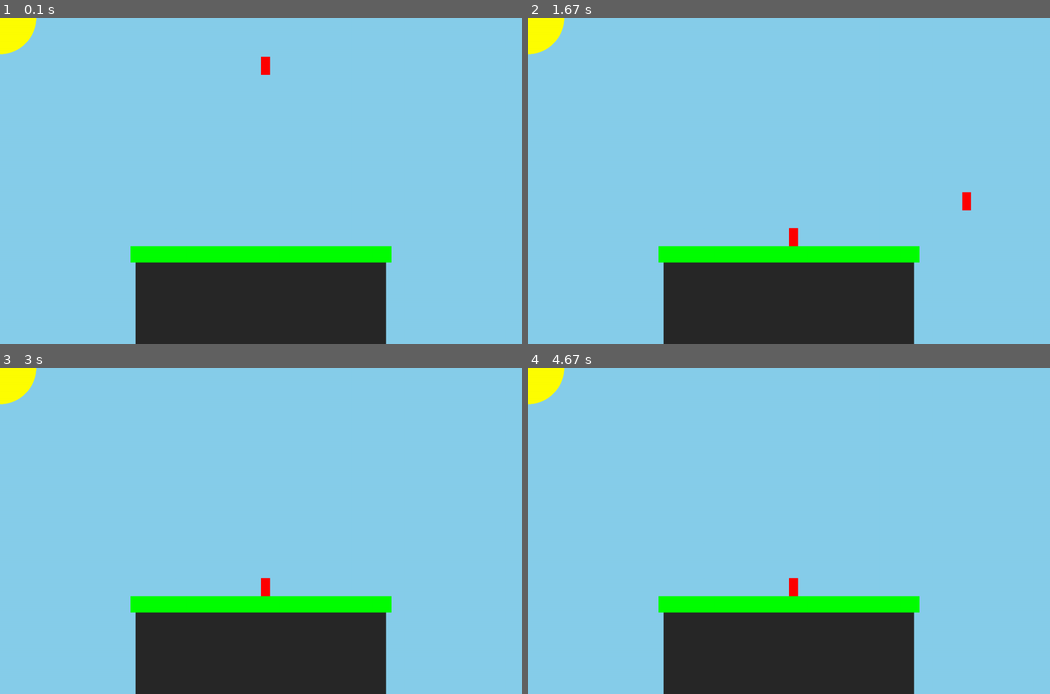
Above: before the commit, frames 1-4 (two rows, left to right).
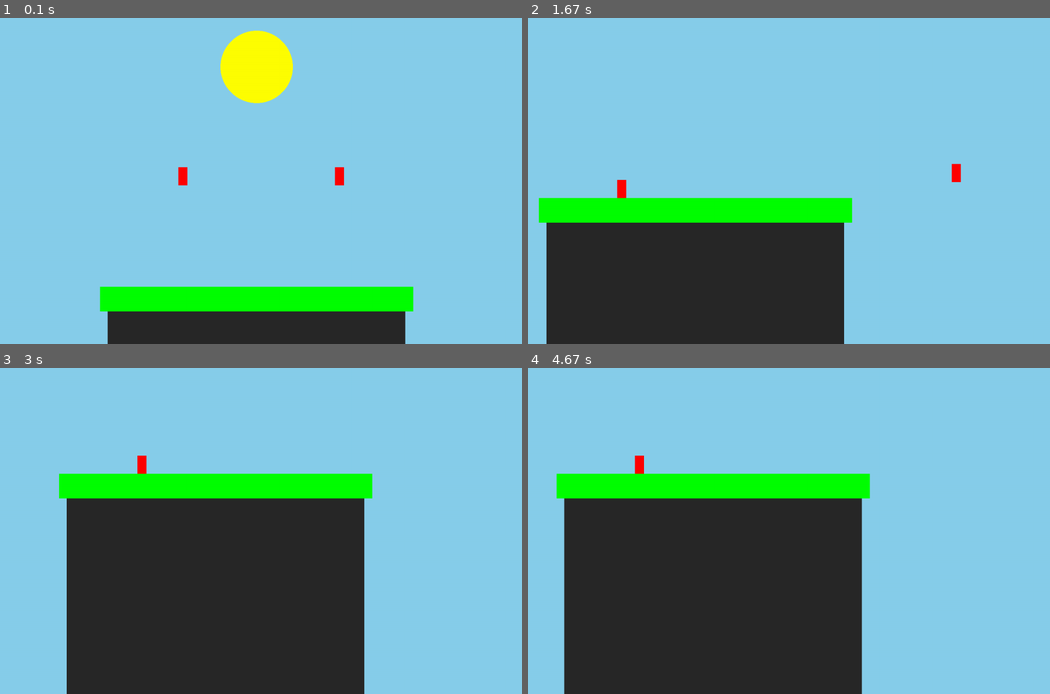
Above: after the commit, the same moments.

Repository: Isaac-Muscat/Pygame-Smash-Bros-Platformer
Game: pygame game, started from src/main.py
Same seed, same stepped clock (60 frames per second), same inputs: the game is played once before the commit and once after it.
Inputs:
- Up to frame 1 (0.1 s): no input
- Up to frame 2 (1.67 s): hold Right 0.33-0.8 s; hold Up 0.83-1.13 s; hold Right 1.17-1.63 s
- Up to frame 3 (3 s): hold Left 1.67-2.2 s; hold Down 2.23-2.53 s; hold Left 2.57-2.97 s
- Up to frame 4 (4.67 s): hold Up 3-3.37 s; hold Right 3.4-4.03 s; hold Down 4.07-4.43 s; hold Left from 4.47 s (still down)

The runs differ from the first frame. In frame 1, 15% of the frame differs, in the area x 0-80%, y 0-100%; in frame 2, 22%; in frame 3, 30%; in frame 4, 33%, in the area x 0-75%, y 0-100%.

Commit message:
Added translation to camera.

Diff:
--- a/src/gameobjects/obstacles/obstacles.py
+++ b/src/gameobjects/obstacles/obstacles.py
@@ -5,7 +5,7 @@
         super().__init__(x1, y1, x2, y2)
 
     def player_collided_from_top(self, player):
-        if player.velocity.y > 0 and not player.collider.p2.x < self.p1.x and not player.collider.p1.x > self.p2.x and self.p1.y < player.collider.p2.y:
+        if player.velocity.y > 0 and not player.collider.p2.x < self.p1.x and not player.collider.p1.x > self.p2.x and self.p1.y <= player.collider.p2.y:
             if player.prev_collider.p2.y <= self.p1.y and (self.p1.x < player.prev_collider.p1.x < self.p2.x or self.p1.x < player.prev_collider.p2.x < self.p2.x):
                 return True
         return False
--- a/src/gameobjects/obstacles/platform.py
+++ b/src/gameobjects/obstacles/platform.py
@@ -3,4 +3,4 @@
 
 class Platform(Obstacle):
     def __init__(self, x1, y1, x2, y2):
-        super().__init__(x1, y1, x2, y2)
+        super().__init__(int(x1), int(y1), int(x2), int(y2))
--- a/src/gameobjects/obstacles/wall.py
+++ b/src/gameobjects/obstacles/wall.py
@@ -3,4 +3,4 @@
 
 class Wall(Obstacle):
     def __init__(self, x1, y1, x2, y2):
-        super().__init__(x1, y1, x2, y2)
+        super().__init__(int(x1), int(y1), int(x2), int(y2))
--- a/src/gameobjects/players/isaac.py
+++ b/src/gameobjects/players/isaac.py
@@ -2,5 +2,5 @@
 
 
 class Isaac(Player):
-    def __init__(self):
-        super().__init__()
+    def __init__(self, x, y):
+        super().__init__(x, y)
--- a/src/gameobjects/players/jonah.py
+++ b/src/gameobjects/players/jonah.py
@@ -2,5 +2,5 @@
 
 
 class Jonah(Player):
-    def __init__(self):
-        super().__init__()
+    def __init__(self, x, y):
+        super().__init__(x, y)
--- a/src/gameobjects/players/player.py
+++ b/src/gameobjects/players/player.py
@@ -4,11 +4,12 @@
 import src.physics.vector2 as vec
 from src.physics.vector2 import Vector2
 
+
 class Player(Rigidbody):
-    def __init__(self, x=s.s_s[0] / 2, y=100, width=25, height=50, mass=10, jumps=4,
-                 drag_coef=0.3, friction_coef=0.05,gravity_coef=0.3, max_runspeed=0.5, max_fallspeed=0.7,
+    def __init__(self, x, y, width=25, height=50, mass=10, jumps=4,
+                 drag_coef=0.3, friction_coef=0.05, gravity_coef=0.3, max_runspeed=0.5, max_fallspeed=0.7,
                  jump_force=Vector2(0, -10), run_force=Vector2(0.25, 0)):
-        super().__init__(x, y, mass)
+        super().__init__(int(x), int(y), mass)
 
         self.max_fallspeed = max_fallspeed
         self.max_runspeed = max_runspeed
@@ -21,10 +22,11 @@
         self.jumps_left = jumps
 
         self.frames_in_tumble = 0
-        self.direction_facing = 1 #1 for player facing right and -1 for player facing left
+        self.direction_facing = 1  # 1 for player facing right and -1 for player facing left
 
         self.size = (width, height)
-        self.collider = BoxCollider2(self.position.x, self.position.y, self.position.x + self.size[0], self.position.y + self.size[1])
+        self.collider = BoxCollider2(self.position.x, self.position.y, self.position.x + self.size[0],
+                                     self.position.y + self.size[1])
         self.prev_collider = self.collider.clone()
         self.sprite = 'sprite path stuff'
 
@@ -35,15 +37,15 @@
     def update(self, time):
         super().update(time)
 
-        #Update prev collider position for interpollation
+        # Update prev collider position for interpollation
         self.prev_collider.set_position(self.collider.p1.x, self.collider.p1.y)
 
-        #Update collider position based on physics
-        self.collider.set_position(self.position.x, self.position.y)
+        # Update collider position based on physics
+        self.collider.set_position(int(self.position.x), int(self.position.y))
 
-        #Update tumble/stun duration
+        # Update tumble/stun duration
         if self.frames_in_tumble > 0:
-            self.frames_in_tumble -= time*s.FPS/1000
+            self.frames_in_tumble -= time * s.FPS / 1000
 
     def normal_attack(self):
         pass
--- a/src/main.py
+++ b/src/main.py
@@ -1,5 +1,5 @@
 # Packages, Libraries, and Modules
-from scenes import GameScene
+from scenes import GameScene, MainMenu
 import settings as s
 import pygame
 
--- a/src/scenes.py
+++ b/src/scenes.py
@@ -1,3 +1,5 @@
+import math
+
 import pygame
 
 import settings as s
@@ -88,15 +90,20 @@
     # TODO Must add a list of players and change organization of functions into individual player classes
     def __init__(self):
         super().__init__()
-        # self.players = [Player()]
-        self.player_1 = j.Jonah()
-        self.player_2 = i.Isaac()
+        map_multiplier = 1.5
+        self.map_s = (int(s.s_s[0]*map_multiplier), int(s.s_s[1]*map_multiplier))
 
-        self.floor = platform.Platform(s.s_s[0] * 0.25, s.s_s[1] * 0.75, s.s_s[0] * 0.75, s.s_s[1] * 0.7)
-        self.pillar = wall.Wall(s.s_s[0] * 0.26, s.s_s[1] * 0.7, s.s_s[0] * 0.74, s.s_s[1] + 200)
+        self.buffer = pygame.surface.Surface(self.map_s)
+
+        # TODO self.players = [Player()] and change start pos using map_s
+        self.player_1 = j.Jonah(self.map_s[0]*0.4, self.map_s[1]*0.3)
+        self.player_2 = i.Isaac(self.map_s[0]*0.6, self.map_s[1]*0.3)
+
+        self.floor = platform.Platform(self.map_s[0] * 0.3, self.map_s[1] * 0.6, self.map_s[0] * 0.7, self.map_s[1] * 0.55)
+        self.pillar = wall.Wall(self.map_s[0] * 0.31, self.map_s[1] * 0.6, self.map_s[0] * 0.69, self.map_s[1])
 
         # BACKGROUND
-        self.sun = CircleCollider2(0, 0, 100).set_active(False)
+        self.sun = CircleCollider2(self.map_s[0]/2, self.map_s[1]*0.2/2, 100).set_active(False)
 
     def process_input(self, events, keys):
         for event in events:
@@ -165,9 +172,21 @@
         self.player_2.update(time)
 
     def display(self, screen):
-        screen.fill(s.SKYBLUE)
-        self.sun.draw_collider(screen, s.YELLOW)
-        self.pillar.draw_collider(screen, s.GREY)
-        self.floor.draw_collider(screen, s.GREEN)
-        self.player_1.draw(screen)
-        self.player_2.draw(screen)
+        self.buffer.fill(s.SKYBLUE)
+        self.sun.draw_collider(self.buffer, s.YELLOW)
+        self.pillar.draw_collider(self.buffer, s.GREY)
+        self.floor.draw_collider(self.buffer, s.GREEN)
+        self.player_1.draw(self.buffer)
+        self.player_2.draw(self.buffer)
+
+        # Handle zooming and translating the camera view
+        dist_x = (self.player_2.collider.center.x + self.player_1.collider.center.x)/2
+        dist_y = (self.player_2.collider.center.y + self.player_1.collider.center.y)/2
+        translation = vec.Vector2(vec.clamp((self.map_s[0]/2) - dist_x, (s.s_s[0]-self.map_s[0])/2,(self.map_s[0] - s.s_s[0])/2),
+                                  vec.clamp((self.map_s[1]/2) - dist_y, (s.s_s[1]-self.map_s[1])/2,(self.map_s[1] - s.s_s[1])/2))
+        # dist = math.sqrt(dist_x**2 + dist_y**2)
+        zoom = (vec.clamp(int(self.map_s[0]), s.s_s[0], self.map_s[0]*2),
+                vec.clamp(int(self.map_s[1]), s.s_s[1], self.map_s[1]*2))
+        offset = ((zoom[0] - s.s_s[0]) / 2, (zoom[1] - s.s_s[1]) / 2)
+        screen.blit(pygame.transform.scale(self.buffer, zoom),
+                    (translation.x - offset[0], translation.y - offset[1]))
--- a/src/settings.py
+++ b/src/settings.py
@@ -4,6 +4,7 @@
 
 # screen size
 s_s = (1440, 900)
+h_s_s = (s_s[0]/2, s_s[1]/2)
 
 BLACK = (0, 0, 0)
 GREY = (40, 40, 40)
